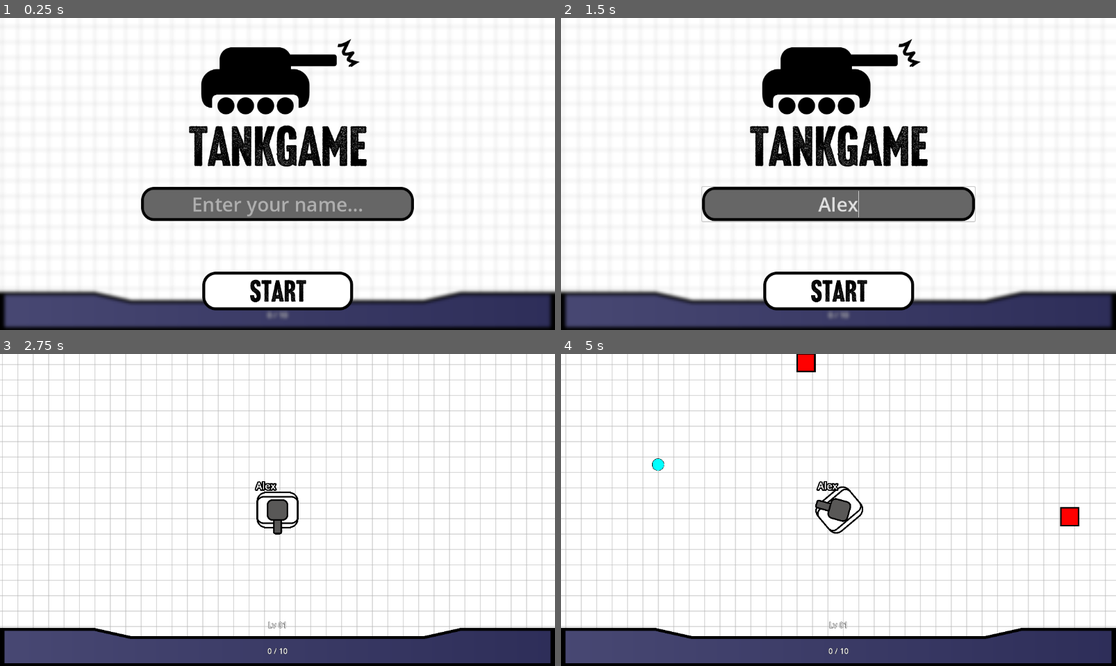
Above: before the commit, frames 1-4 (two rows, left to right).
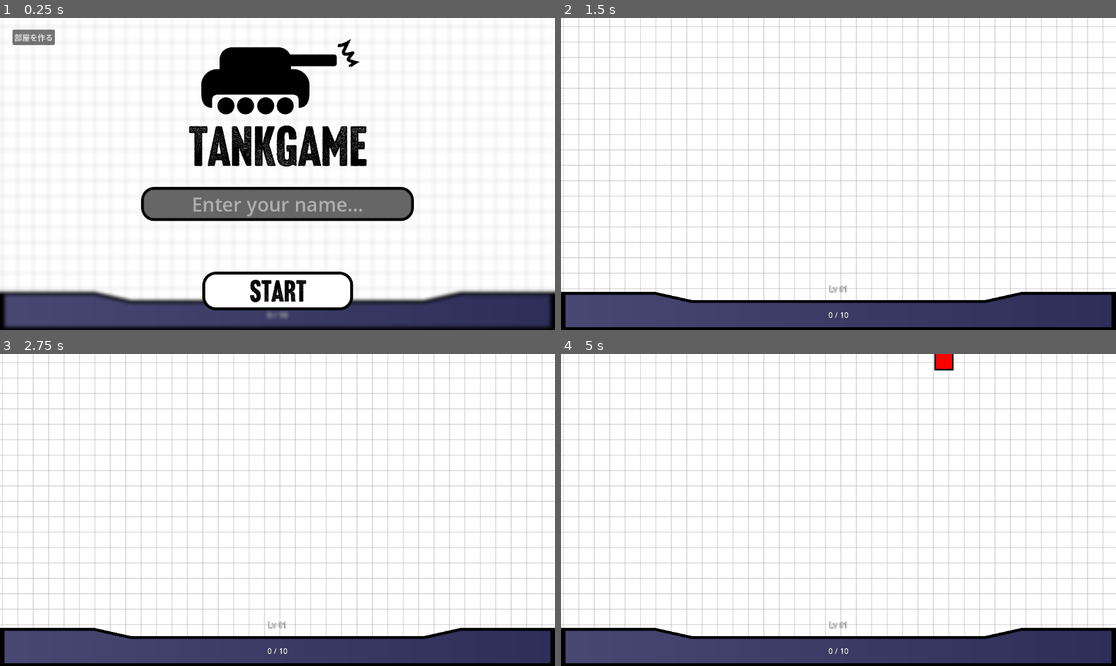
Above: after the commit, the same moments.

Repository: Namacha411/OnlineGame-GodotBook
Game: Godot game, scene res://scenes/main.tscn
Two runs of this game, one before a commit and one after it. Both use one fixed random seed, a clock stepped at 60 frames per second and the inputs below.
Inputs (mouse positions are in pixels of both pictures, inside the frame that each line leads up to):
- Up to frame 1 (0.25 s): no input
- Up to frame 2 (1.5 s): click (838, 205) at 0.52 s; type "Alex" at 0.6 s; click (594, 36) at 1.25 s, where only the run after the commit has a clickable "部屋を作る"
- Up to frame 3 (2.75 s): click (277, 628) at 2.02 s
- Up to frame 4 (5 s): tap Enter at 2.75 s; move the mouse to (810, 572) at 2.77 s; hold Up (ui_up) 2.78-4.28 s; click (810, 572) at 2.85 s; move the mouse to (1005, 556) at 3.52 s; click (1005, 556) at 3.6 s; move the mouse to (672, 463) at 4.27 s; hold Left (ui_left) from 4.28 s (still down); click (672, 463) at 4.35 s

The runs differ from the first frame. In frame 1, 0.4% of the frame differs, in the area x 2-10%, y 3-9%; in frame 2, 21%, in the area x 0-100%, y 0-100%; in frame 3, 9.4%; in frame 4, 18%.

Commit message:
[add] s4.6.6

Diff:
--- a/scenes/bullet.gd
+++ b/scenes/bullet.gd
@@ -1,24 +1,31 @@
 extends Node2D
 
+@export var init_position: Vector2
+@export var speed := 600.0
+@export var player_id := 0
+
+var lifetime := 3.0
 var expball_pre = preload("res://scenes/exp.tscn")
-var speed := 600.0
-var lifetime := 3.0
 
 # Called when the node enters the scene tree for the first time.
 func _ready():
-	pass # Replace with function body.
+	position = init_position
 
 
 # Called every frame. 'delta' is the elapsed time since the previous frame.
 func _process(delta):
 	position += Vector2.from_angle(rotation) * speed * delta
 	lifetime -= delta
-	if lifetime <= 0.0:
+	if lifetime <= 0.0 and multiplayer.is_server():
 		queue_free()
 
+@rpc("any_peer")
+func delete_this():
+	queue_free()
 
 func _on_hitbox_area_entered(area):
 	var body = area.get_parent()
 	if body is Target:
-		body.damaged.emit()
-		self.queue_free()
+		if player_id == multiplayer.get_unique_id():
+			body.damaged.emit()
+			delete_this.rpc_id(1)
--- a/scenes/bullet.tscn
+++ b/scenes/bullet.tscn
@@ -1,10 +1,27 @@
-[gd_scene load_steps=4 format=3 uid="uid://c6oq554c23doa"]
+[gd_scene load_steps=5 format=3 uid="uid://c6oq554c23doa"]
 
 [ext_resource type="Script" path="res://scenes/bullet.gd" id="1_5n0aa"]
 [ext_resource type="Texture2D" uid="uid://di2kgk3hv7gmk" path="res://sprites/bullet.png" id="2_owkgv"]
 
 [sub_resource type="CircleShape2D" id="CircleShape2D_eoaov"]
 radius = 13.0
+
+[sub_resource type="SceneReplicationConfig" id="SceneReplicationConfig_vuawm"]
+properties/0/path = NodePath(".:rotation")
+properties/0/spawn = true
+properties/0/replication_mode = 1
+properties/1/path = NodePath(".:scale")
+properties/1/spawn = true
+properties/1/replication_mode = 1
+properties/2/path = NodePath(".:player_id")
+properties/2/spawn = true
+properties/2/replication_mode = 1
+properties/3/path = NodePath(".:speed")
+properties/3/spawn = true
+properties/3/replication_mode = 1
+properties/4/path = NodePath(".:init_position")
+properties/4/spawn = true
+properties/4/replication_mode = 1
 
 [node name="bullet" type="Node2D"]
 script = ExtResource("1_5n0aa")
@@ -19,4 +36,7 @@
 [node name="shape" type="CollisionShape2D" parent="hitbox"]
 shape = SubResource("CircleShape2D_eoaov")
 
+[node name="MultiplayerSynchronizer" type="MultiplayerSynchronizer" parent="."]
+replication_config = SubResource("SceneReplicationConfig_vuawm")
+
 [connection signal="area_entered" from="hitbox" to="." method="_on_hitbox_area_entered"]
--- a/scenes/main.gd
+++ b/scenes/main.gd
@@ -1,4 +1,7 @@
 extends Node
+
+const PORT = 1111
+const SERVER_IP = "127.0.0.1"
 
 var tank_pre = preload("res://scenes/tank.tscn")
 var target_pre = preload("res://scenes/target.tscn")
@@ -16,8 +19,32 @@
 func _process(delta):
 	pass
 
+@rpc("any_peer")
+func tank_spawn():
+	var tank = tank_pre.instantiate()
+	var id = multiplayer.get_remote_sender_id()
+	tank.name = str(id)
+	$players.add_child(tank)
 
 func _on_title_start_pressed(entername):
-	var tank = tank_pre.instantiate()
-	tank.get_node("name").text = entername
-	$players.add_child(tank)
+	var peer = ENetMultiplayerPeer.new()
+	peer.create_client(SERVER_IP, PORT)
+	multiplayer.multiplayer_peer = peer
+
+	await multiplayer.connected_to_server
+	tank_spawn.rpc_id(1)
+
+
+func _on_title_room_pressed():
+	var peer = ENetMultiplayerPeer.new()
+	peer.create_server(PORT)
+	multiplayer.multiplayer_peer = peer
+
+	multiplayer.peer_connected.connect(on_new_player)
+	multiplayer.peer_disconnected.connect(on_exit_player)
+
+func on_new_player(player_id):
+	print("enter player id: %d" % player_id)
+
+func on_exit_player(player_id):
+	print("exit player id: %d" % player_id)
--- a/scenes/main.tscn
+++ b/scenes/main.tscn
@@ -73,4 +73,13 @@
 
 [node name="title" parent="." instance=ExtResource("5_kxi2u")]
 
+[node name="MultiplayerSpawner" type="MultiplayerSpawner" parent="."]
+_spawnable_scenes = PackedStringArray("res://scenes/tank.tscn")
+spawn_path = NodePath("../players")
+
+[node name="BulletSpawner" type="MultiplayerSpawner" parent="."]
+_spawnable_scenes = PackedStringArray("res://scenes/bullet.tscn")
+spawn_path = NodePath("../bullets")
+
+[connection signal="room_pressed" from="title" to="." method="_on_title_room_pressed"]
 [connection signal="start_pressed" from="title" to="." method="_on_title_start_pressed"]
--- a/scenes/tank.gd
+++ b/scenes/tank.gd
@@ -1,5 +1,4 @@
 extends CharacterBody2D
-
 
 const ROT_SPEED = 1
 const MOVE_SPEED = 200
@@ -12,7 +11,18 @@
 var tank_exp := 0
 var tank_exp_max := 10
 var tank_level := 1
+var player_id := 0
 
+func _enter_tree():
+	player_id = int(str(name))
+	set_multiplayer_authority(player_id)
+
+func _ready():
+	if player_id == multiplayer.get_unique_id():
+		$name.text = $/root/main/title/entername.text
+	else:
+		$camera.enabled = false
+		set_physics_process(false)
 
 func _physics_process(delta):
 	var direction = Input.get_axis("ui_left", "ui_right")
@@ -33,22 +43,26 @@
 		var bullet_rotation = $cannon.rotation
 		var bullet_speed = clamp(6 + (tank_level - 1) * 0.2, 0, 12) * 100
 		var bullet_scale = scale * 5
-		shoot(bullet_position, bullet_rotation, bullet_scale, bullet_speed)
+		shoot.rpc_id(1, bullet_position, bullet_rotation, bullet_scale, bullet_speed)
 	move_and_slide()
 
+@rpc("any_peer")
 func shoot(bullet_position, bullet_rotation, bullet_scale, bullet_speed):
 	var bullet = bullet_pre.instantiate()
-	bullet.position = bullet_position
+	bullet.init_position = bullet_position
 	bullet.rotation = bullet_rotation
 	bullet.scale = bullet_scale
 	bullet.speed = bullet_speed
+	bullet.player_id = player_id
+	bullet.name = str(randi())
 	$/root/main/bullets.add_child(bullet)
 
 func _on_area_area_entered(area):
 	var body = area.get_parent()
 	if body is Exp:
 		body.queue_free()
-		exp_add(1)
+		if player_id == multiplayer.get_unique_id():
+			exp_add(1)
 
 func exp_add(v):
 	tank_exp += v
--- a/scenes/tank.tscn
+++ b/scenes/tank.tscn
@@ -8,6 +8,23 @@
 
 [sub_resource type="CircleShape2D" id="CircleShape2D_m74ka"]
 radius = 213.776
+
+[sub_resource type="SceneReplicationConfig" id="SceneReplicationConfig_q1wun"]
+properties/0/path = NodePath(".:position")
+properties/0/spawn = true
+properties/0/replication_mode = 1
+properties/1/path = NodePath("name:text")
+properties/1/spawn = true
+properties/1/replication_mode = 1
+properties/2/path = NodePath("cannon:rotation")
+properties/2/spawn = true
+properties/2/replication_mode = 1
+properties/3/path = NodePath("body:rotation")
+properties/3/spawn = true
+properties/3/replication_mode = 1
+properties/4/path = NodePath(".:scale")
+properties/4/spawn = true
+properties/4/replication_mode = 1
 
 [node name="tank" type="CharacterBody2D"]
 scale = Vector2(0.2, 0.2)
@@ -47,4 +64,7 @@
 theme_override_font_sizes/font_size = 100
 text = "No name"
 
+[node name="MultiplayerSynchronizer" type="MultiplayerSynchronizer" parent="."]
+replication_config = SubResource("SceneReplicationConfig_q1wun")
+
 [connection signal="area_entered" from="area" to="." method="_on_area_area_entered"]
--- a/scenes/title.gd
+++ b/scenes/title.gd
@@ -1,6 +1,7 @@
 extends CanvasLayer
 
 signal start_pressed
+signal room_pressed
 
 # Called when the node enters the scene tree for the first time.
 func _ready():
@@ -15,3 +16,8 @@
 func _on_start_pressed():
 	start_pressed.emit($entername.text)
 	hide()
+
+
+func _on_room_pressed():
+	room_pressed.emit()
+	hide()
--- a/scenes/title.tscn
+++ b/scenes/title.tscn
@@ -72,4 +72,12 @@
 placeholder_text = "Enter your name..."
 alignment = 1
 
+[node name="room" type="Button" parent="."]
+offset_left = 26.0
+offset_top = 24.0
+offset_right = 107.0
+offset_bottom = 55.0
+text = "部屋を作る"
+
 [connection signal="pressed" from="start" to="." method="_on_start_pressed"]
+[connection signal="pressed" from="room" to="." method="_on_room_pressed"]
Not shown: 1 places in scenes/tank.tscn that only renumber resources
